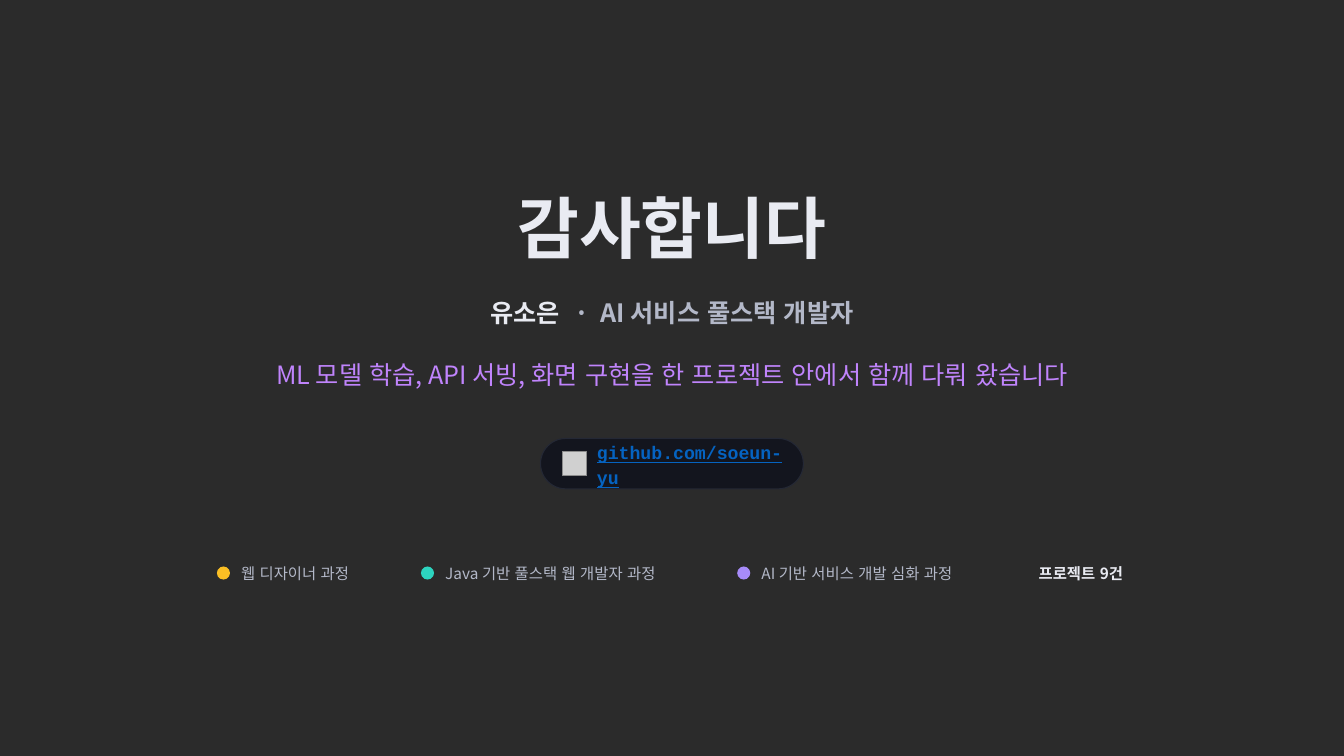
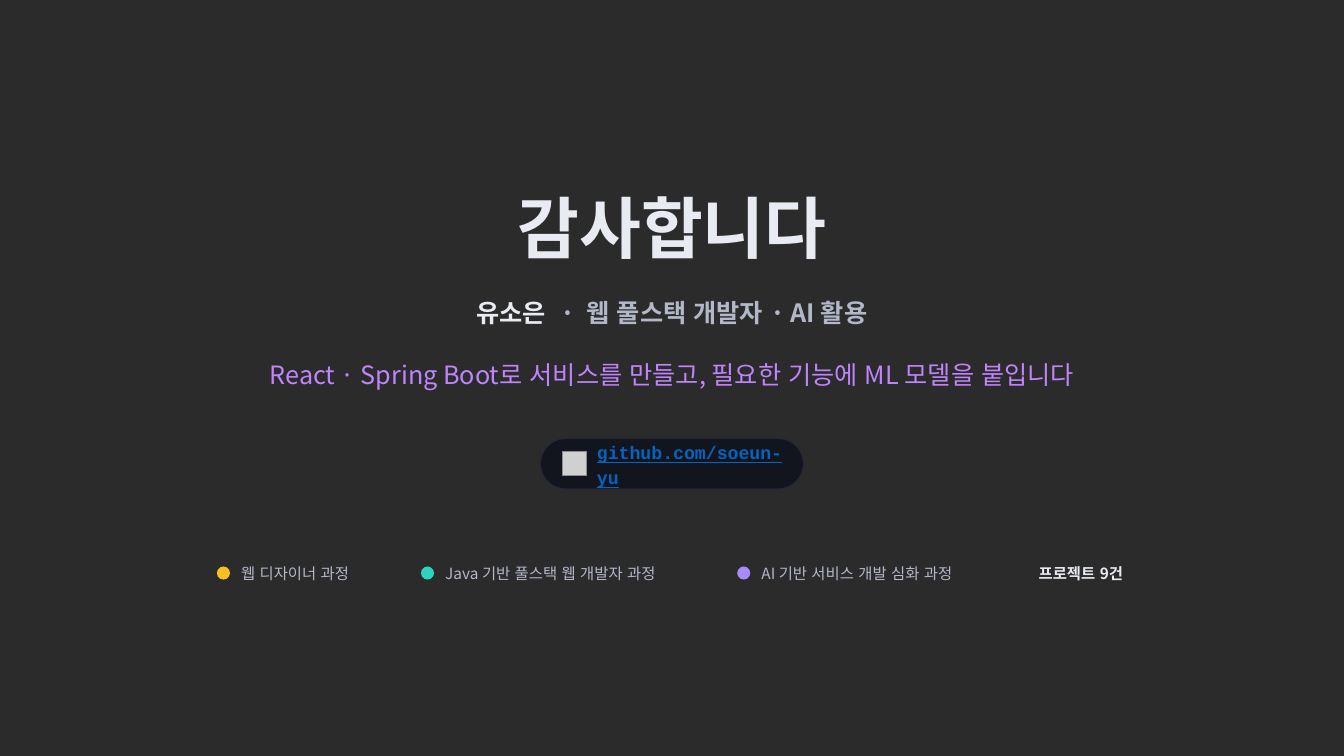
Before and after one commit to soeun-yu/soeun-yu.github.io, a slide deck: slide 50 of 유소은_포트폴리오.pptx (slide 46 before the commit). Drawn at 1344x756 pixels with LibreOffice and Linux fonts; fonts in the diff are those of the drawing; grey boxes stand for pictures; background and template pictures are left out; a plain dark background stands for a picture behind light text. Boxes give left, top, right and bottom in pixels: in the first picture for what was removed or moved away, otherwise in the second. Text is boxed around its words. In the diff, an @@ line names an element or a change of style, - is before the commit and + after.

```diff
--- a/유소은_포트폴리오.pptx
+++ b/유소은_포트폴리오.pptx
@@ text at box(477, 300, 867, 325): text changed @@
-유소은 · AI 서비스 풀스택 개발자
+유소은 · 웹 풀스택 개발자 · AI 활용
@@ text at box(270, 363, 1074, 391): text changed @@
-ML 모델 학습, API 서빙, 화면 구현을 한 프로젝트 안에서 함께 다뤄 왔습니다
+React · Spring Boot로 서비스를 만들고, 필요한 기능에 ML 모델을 붙입니다
```
Also in this commit, not shown: 10 other slides changed, 4 slides added, 2 other files.
